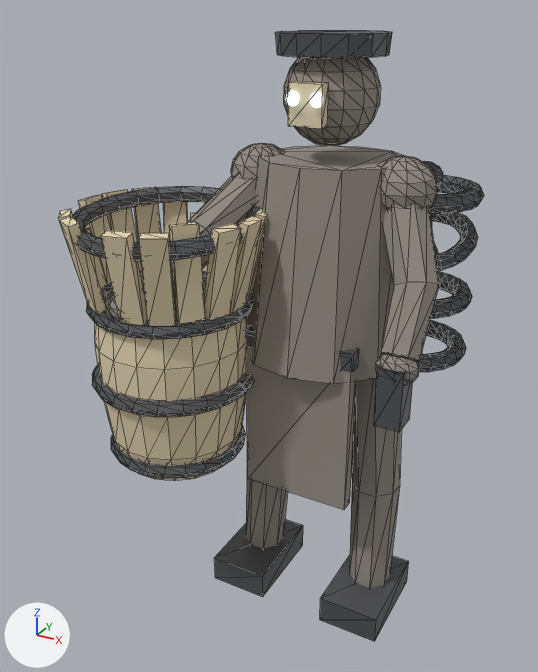
Two versions of the glTF model assets/monsters/minibosses/hooper.glb, one commit apart.
One viewpoint serves both versions: a 50 mm camera at (1.14, -2.55, 2.43) aimed at (-0.23, -0.05, 1.18). Every picture has the same lights, and +X, +Y and +Z are marked at lower left. The first picture is the older version. Mesh edges are drawn as thin lines on the coarser meshes. Where no turn or scale is listed for an object, it has been applied to the vertices. Vertices at exactly the same position are counted once.

The older version as bpy lines, for what is in view:
```python
me_hooper_body = bpy.data.meshes.new('hooper_body')
me_hooper_body.from_pydata(...)  # 512 vertices, 980 faces; spans x -0.58..0.49, y -0.67..0.35, z 0.09..2.33
me_hooper_body.materials.append(mat_hooper_body_ov)  # grey #958e85
me_hooper_bone = bpy.data.meshes.new('hooper_bone')
me_hooper_bone.from_pydata(...)  # 234 vertices, 376 faces; spans x -0.892..0.063, y -0.732..0.041, z 0.711..2.209
me_hooper_bone.materials.append(mat_hooper_bone_ov)  # beige #e2d2af
me_hooper_dark = bpy.data.meshes.new('hooper_dark')
me_hooper_dark.from_pydata(...)  # 1486 vertices, 2900 faces; spans x -0.88..0.47, y -0.71..0.67, z 0.0..2.36
me_hooper_dark.materials.append(mat_hooper_dark_ov)  # dark grey #5b5c5f
ob_hooper_body = bpy.data.objects.new('hooper_body', me_hooper_body)
ob_hooper_body.location = (0.0, 0.0, 0.0)
ob_hooper_bone = bpy.data.objects.new('hooper_bone', me_hooper_bone)
ob_hooper_bone.location = (0.0, 0.0, 0.0)
ob_hooper_dark = bpy.data.objects.new('hooper_dark', me_hooper_dark)
ob_hooper_dark.location = (0.0, 0.0, 0.0)
```
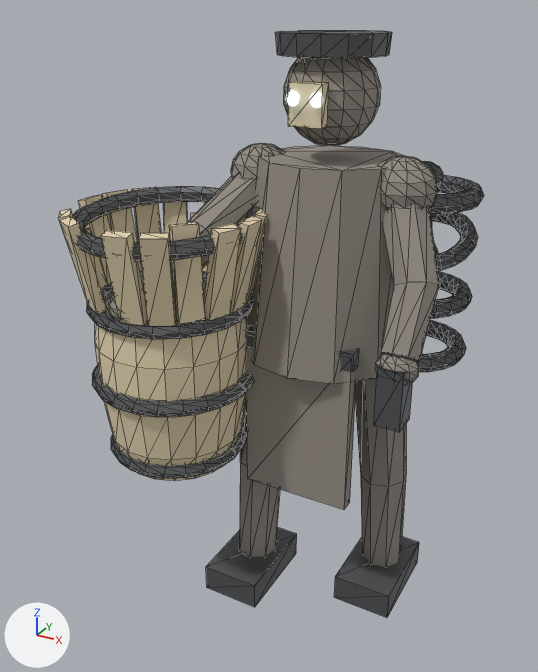
Location of each change, [x1, y1, x2, y2] in pixels of the pictures (538 x 672 px; the box of a moved part takes in the faces that stretch with it):
'hooper_body', reshaped: before [108, 57, 439, 588]; after [108, 57, 439, 567]
'hooper_dark', reshaped: before [73, 30, 484, 642]; after [73, 30, 484, 618]
part 1 of me_hooper_body, moved or reshaped: before [246, 379, 401, 588]; after [239, 379, 406, 567]
part 2 of me_hooper_dark, moved or reshaped: before [214, 520, 303, 597]; after [206, 527, 297, 607]
part 3 of me_hooper_dark, moved or reshaped: before [320, 555, 409, 642]; after [334, 537, 419, 618]

Diff of the bpy script that builds the scene:
```diff
--- a/assets/monsters/minibosses/hooper.glb.py
+++ b/assets/monsters/minibosses/hooper.glb.py
@@ me_hooper_body @@
 # used by ob_hooper_body; location = (0.0, 0.0, 0.0)
-me_hooper_body.from_pydata(...)  # 512 vertices, 980 faces; spans x -0.58..0.49, y -0.67..0.35, z 0.09..2.33
+me_hooper_body.from_pydata(...)  # 512 vertices, 980 faces; spans x -0.58..0.49, y -0.67..0.35, z 0.1..2.33
+# me_hooper_body part 1: 48 of 512 vertices moved; they spanned x -0.35..0.35, y -0.11..0.12, z 0.09..1.18 and now span x -0.36..0.36, y -0.19..0.21, z 0.1..1.19; mean shift (0.0, 0.02, 0.0); largest move (0.35, -0.07, 0.1) -> (0.34, 0.17, 0.11)
 me_hooper_body.materials.append(mat_hooper_body_ov)
@@ me_hooper_dark @@
 me_hooper_dark.from_pydata(...)  # 1486 vertices, 2900 faces; spans x -0.88..0.47, y -0.71..0.67, z 0.0..2.36
 # used by ob_hooper_dark; location = (0.0, 0.0, 0.0)
+# me_hooper_dark part 2: the loose piece of 8 vertices spanning x -0.4..-0.14, y -0.27..0.13, z 0.0..0.12 is moved by (0.0, -0.07, 0.0)
+# me_hooper_dark part 3: the loose piece of 8 vertices spanning x 0.14..0.4, y -0.27..0.13, z 0.0..0.12 is moved by (0.0, 0.15, 0.0)
 me_hooper_dark.materials.append(mat_hooper_dark_ov)
```
